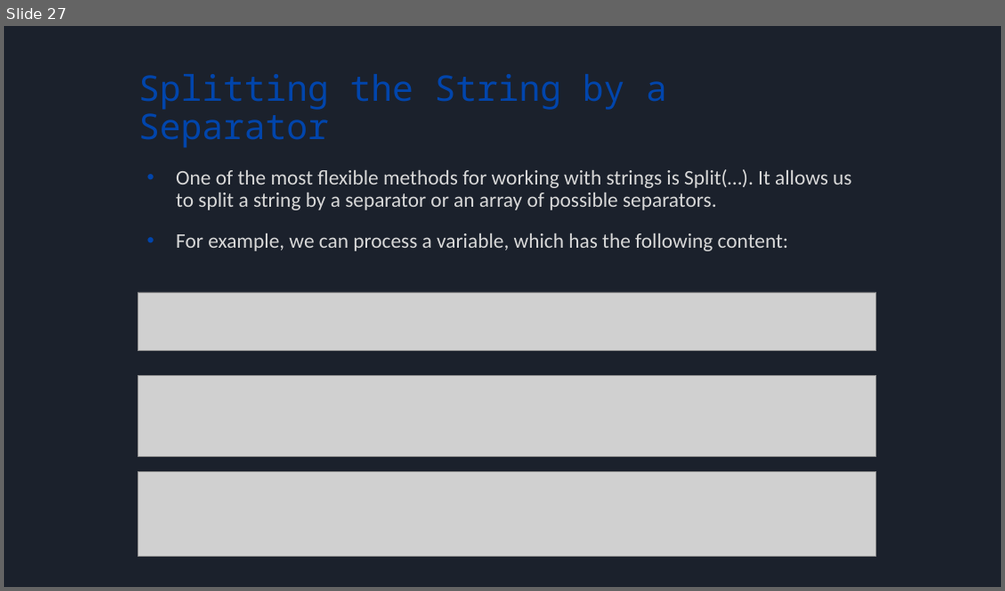
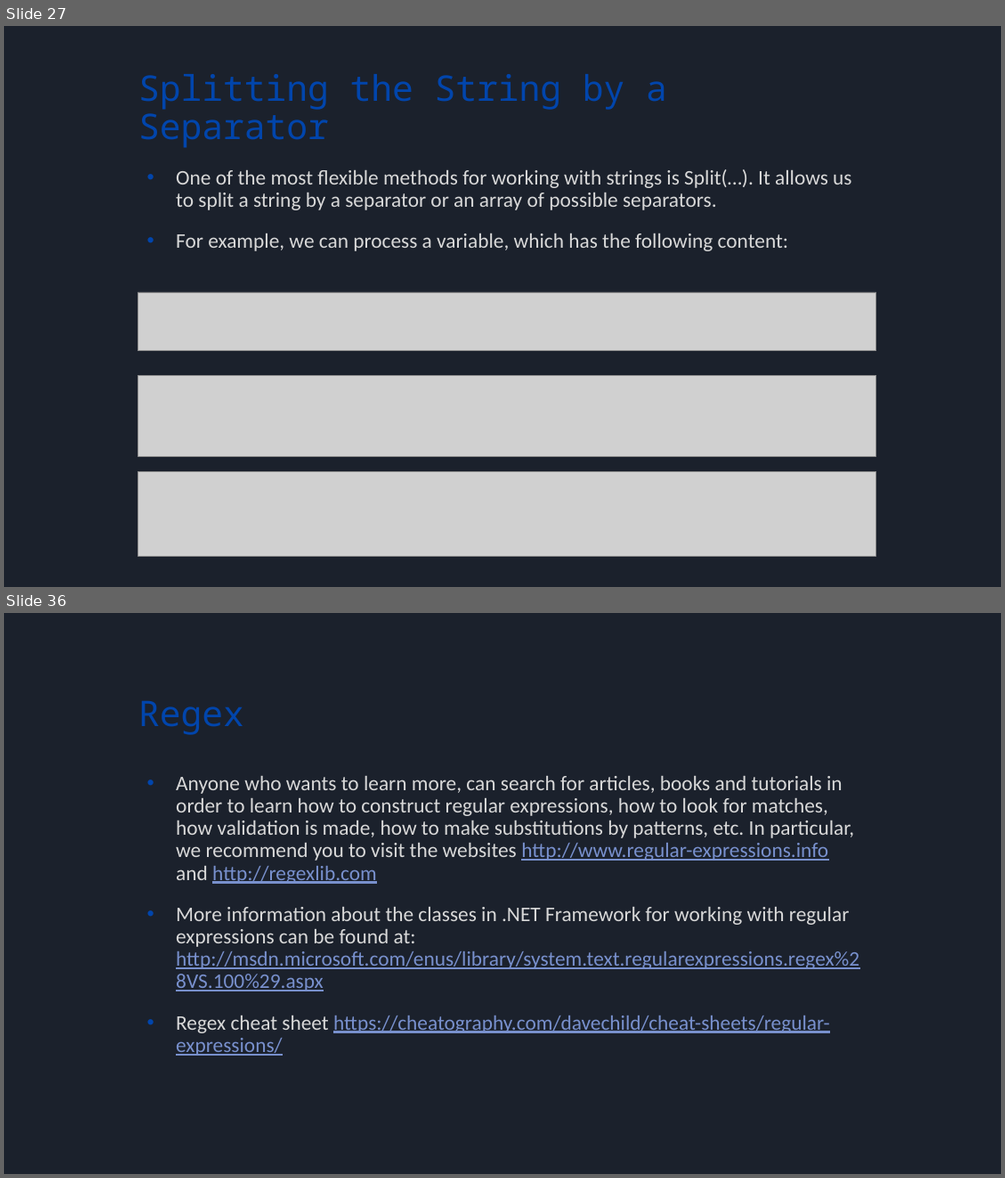
Before and after one commit to bulhard/Principles_Of_Programming, a slide deck: _Presentations/02 Working with strings and texts.pptx. Shown one above the other, each under a label of ours: slide 27 before the commit, slides 27 and 36 after it; the slides between them are not shown. The pictures are 1005x591 and 1005x1178 pixels, drawn with LibreOffice and Linux fonts; fonts in the diff are those of the drawing; grey boxes stand for pictures. Boxes give left, top, right and bottom in pixels: in the first picture for what was removed or moved away, otherwise in the second. Text is boxed around its words. In the diff, an @@ line names an element or a change of style, - is before the commit and + after.

```diff
--- a/_Presentations/02 Working with strings and texts.pptx
+++ b/_Presentations/02 Working with strings and texts.pptx
@@ slide 36 added at (4,613,1001,1174), background #1B212C @@
@@ title added at (138,701,244,735), 34 pt, text #0145AC @@
+Regex
@@ text added at (176,776,859,1055), 20 pt, text #D8D8D8 @@
+• Anyone who wants to learn more, can search for articles, books and tutorials in order to learn how to construct regular expressions, how to look for matches, how validation is made, how to make substitutions by patterns, etc. In particular, we recommend you to visit the websites http://www.regular-expressions.info and http://regexlib.com
+• More information about the classes in .NET Framework for working with regular expressions can be found at: http://msdn.microsoft.com/enus/library/system.text.regularexpressions.regex%28VS.100%29.aspx
+• Regex cheat sheet https://cheatography.com/davechild/cheat-sheets/regular-expressions/
```
Also in this commit, not shown: 21 other slides added, 6 other files.
